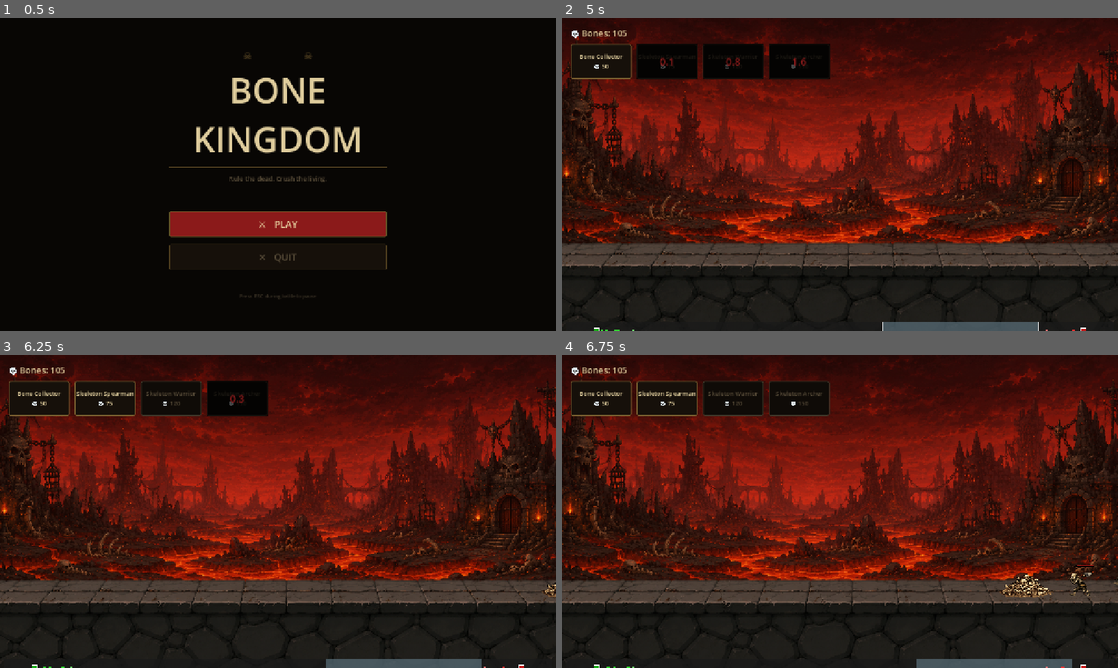
Above: before the commit, frames 1-4 (two rows, left to right).
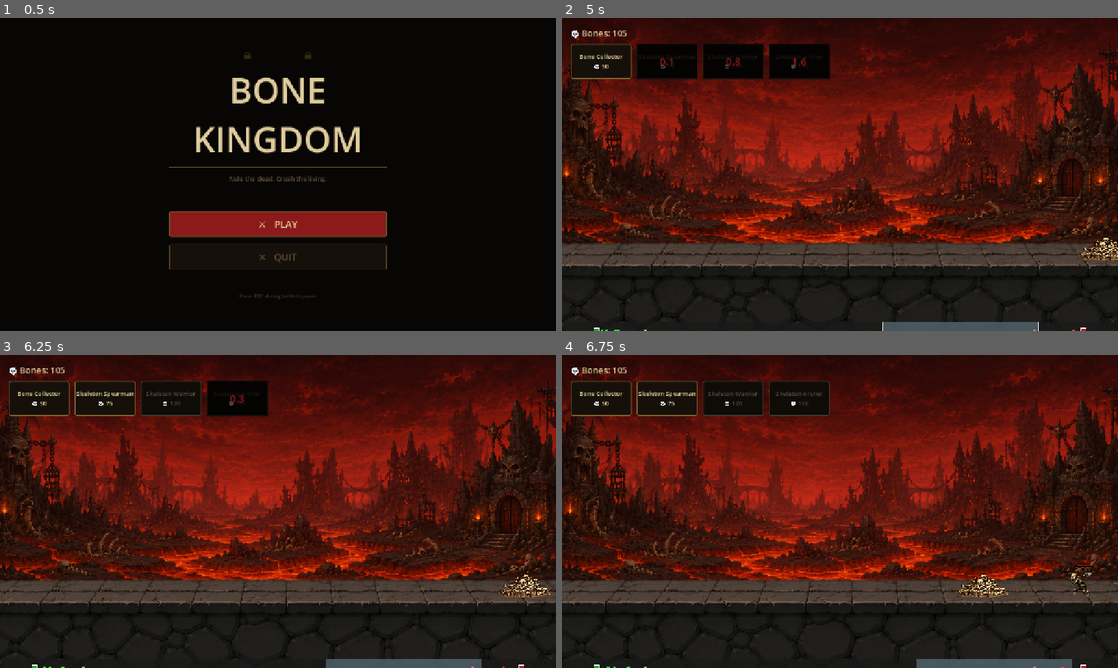
Above: after the commit, the same moments.

Repository: kyledeocades/BoneKingdom
Game: Godot game, scene res://scenes/MainMenu.tscn
The game is run twice, just before and just after one commit, with the same random seed, the same clock (stepped at 60 frames per second) and the same inputs.
Inputs (mouse positions are in pixels of both pictures, inside the frame that each line leads up to):
- Up to frame 1 (0.5 s): no input
- Up to frame 2 (5 s): click "⚔ PLAY" at 0.5 s; click "Bone Collector 💀 50" at 1.25 s; click "Skeleton Spearman 💀 75" at 2 s; click "Skeleton Warrior 💀 120" at 2.75 s; click "Skeleton Archer 💀 150" at 3.5 s; tap Enter at 4.25 s; move the mouse to (962, 158) at 4.27 s; hold Right (ui_right) from 4.28 s (still down); tap B at 4.35 s; click (962, 158) at 4.42 s
- Up to frame 3 (6.25 s): release Right (ui_right) at 5 s; drag from (166, 527) to (250, 574) at 5.02 s; tap Space at 5.75 s; move the mouse to (333, 442) at 5.77 s; hold Right (ui_right) from 5.78 s (still down); tap B at 5.85 s
- Up to frame 4 (6.75 s): release Right (ui_right) at 6.5 s; drag from (812, 574) to (673, 464) at 6.52 s

Frame 1 is identical in both runs. In frame 2, 0.3% of the frame differs, in the area x 12-100%, y 69-100%; in frame 3, 0.4%; in frame 4, 0.7%, in the area x 12-89%, y 69-100%.

Commit message:
stage config update
Co-authored-by: Copilot <copilot@github.com>

Diff:
--- a/data/stages/stage_default.tres
+++ b/data/stages/stage_default.tres
@@ -1,15 +1,25 @@
 [gd_resource type="Resource" script_class="StageConfig" load_steps=2 format=3 uid="uid://dy3xqpq5j1msrw"]
 
-[ext_resource type="Script" path="res://scripts/managers/StageConfig.gd" id="1_stage_config"]
+[ext_resource type="Script" uid="uid://dtevsh6rqd6ml" path="res://scripts/managers/StageConfig.gd" id="1_stage_config"]
 
 [resource]
 script = ExtResource("1_stage_config")
 stage_id = "default"
 stage_name = "Default Stage"
-base_distance = 2000.0 # Distance from CENTER to place BASES
-mine_distance = 400.0 # Distance FROM BASES toward CENTER to place MINES
-allowed_player_units = [] # List of unit IDs that the player can use in this stage. If empty, all units are allowed.
-allowed_enemy_units = [] # List of unit IDs that can spawn as enemies in this stage. If empty, all units are allowed.
-starting_resources = 500 # Initial bones both player and enemy start with
-resource_rate = 1.0 # My multiplier on resource gathering rate, i.e. gather_rate of workers
+base_distance = 2000.0
+mine_distance = 400.0
+allowed_player_units = []
+allowed_enemy_units = []
+starting_resources = 500
+resource_rate = 1.0
 background_path = "res://data/backgrounds/bg_underworld.png"
+
+
+### base_distance is distance from center to each base, so total distance between bases is 2x this
+##### i.e.e base_distance is distance from base to center
+### mine_distance is distance from base to mine,
+##### i.e. base_distance - mine_distance is distance from the mine to center
+### allowed_player_units are the amount of units the player can spawn, empty array means no restrictions
+### allowed_enemy_units are the units that can spawn for the enemy, empty array means no restrictions
+### starting_resources is the amount of resources the player starts with at the beginning of the stage
+### resource_rate is the multiplier for how fast resources are generated at the mine, so 2.0 is 2x rate
--- a/scripts/managers/StageConfig.gd
+++ b/scripts/managers/StageConfig.gd
@@ -10,10 +10,10 @@
 
 # ── Spatial Layout ──────────────────────────────────────────────────────────
 ## Distance from center (0,0) to each base (player at -X, enemy at +X)
-@export var base_distance: float = 1200.0
+@export var base_distance: float = 1600.0
 
 ## Distance from base to its respective mine (closer to center, subtracted from base_distance)
-@export var mine_distance: float = 300.0
+@export var mine_distance: float = 400.0
 
 # ── Unit Allowlists ────────────────────────────────────────────────────────
 ## Empty array = allow all units
